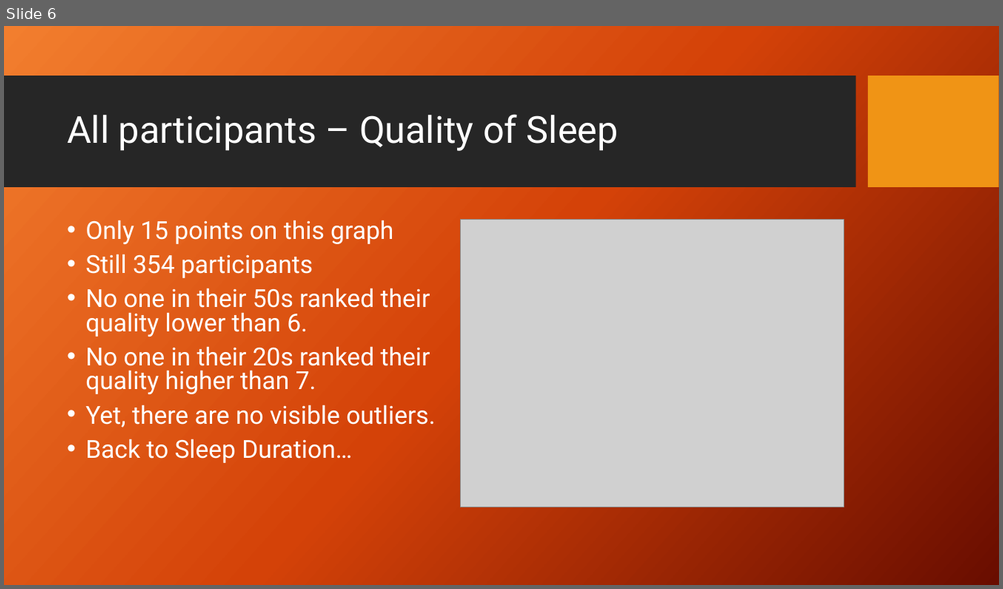
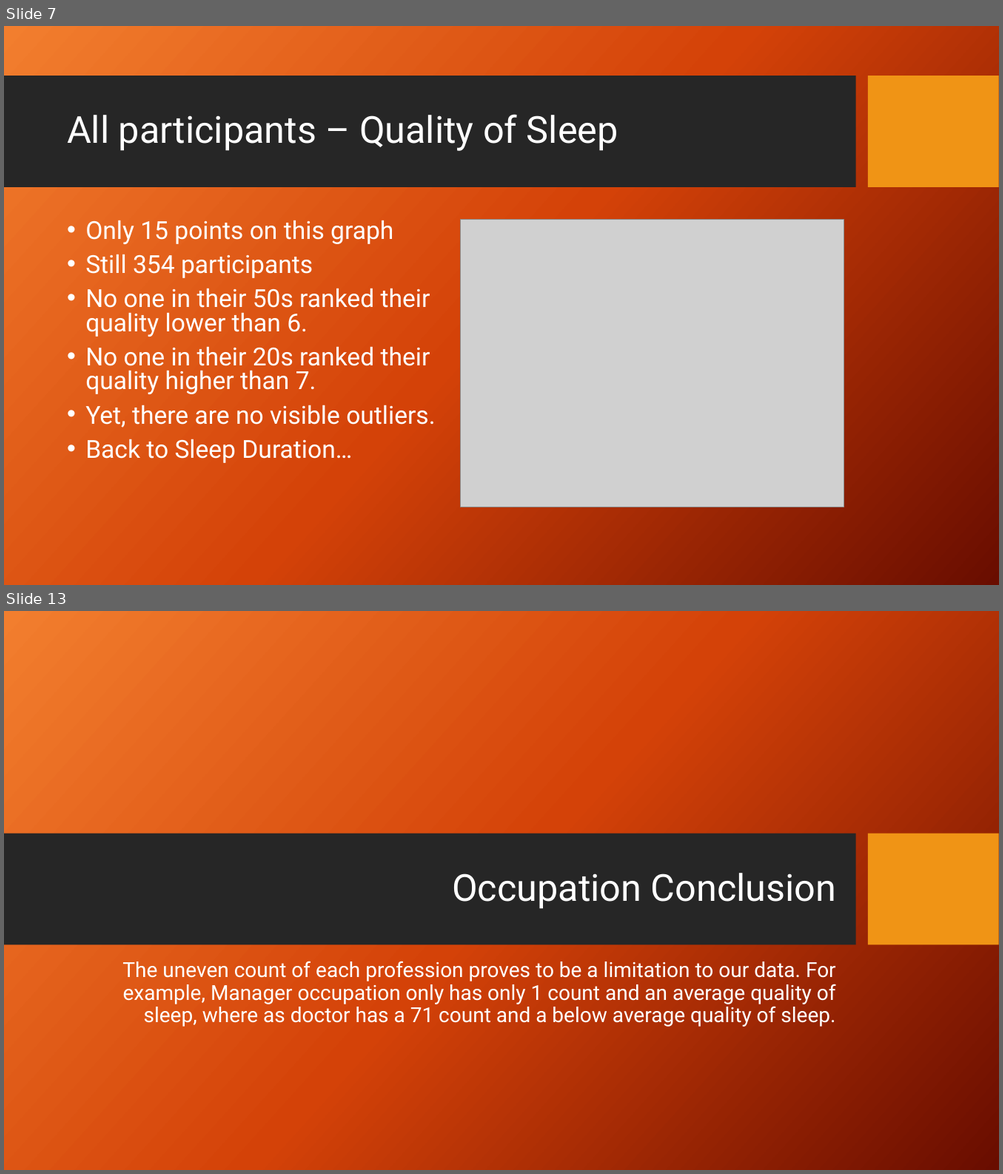
Before and after one commit to jaredsletto/Project_1, a slide deck: Project 1 - Sleep Project.pptx. Shown one above the other, each under a label of ours: slide 6 before the commit, slides 7 and 13 after it; the slides between them are not shown. The pictures are 1003x589 and 1003x1174 pixels, drawn with LibreOffice and Linux fonts; fonts in the diff are those of the drawing; grey boxes stand for pictures; background and template pictures are left out. Boxes give left, top, right and bottom in pixels: in the first picture for what was removed or moved away, otherwise in the second. Text is boxed around its words. In the diff, an @@ line names an element or a change of style, - is before the commit and + after.

```diff
--- a/Project 1 - Sleep Project.pptx
+++ b/Project 1 - Sleep Project.pptx
@@ slide 13 added at [4, 611, 999, 1170], background picture (left out) @@
@@ rectangle added at [4, 833, 855, 945], fill #262626 @@
@@ rectangle added at [868, 833, 999, 945], fill #F09415 @@
@@ title added at [452, 873, 836, 909], 36 pt, text #FFFFFF @@
+Occupation Conclusion
@@ text added at [122, 961, 836, 1027], 20 pt, text #FFFFFF @@
+The uneven count of each profession proves to be a limitation to our data. For example, Manager occupation only has only 1 count and an average quality of sleep, where as doctor has a 71 count and a below average quality of sleep.
@@ what was slide 6 is now slide 7 @@
```
Also in this commit, not shown: 4 slides changed, 12 other slides added.
